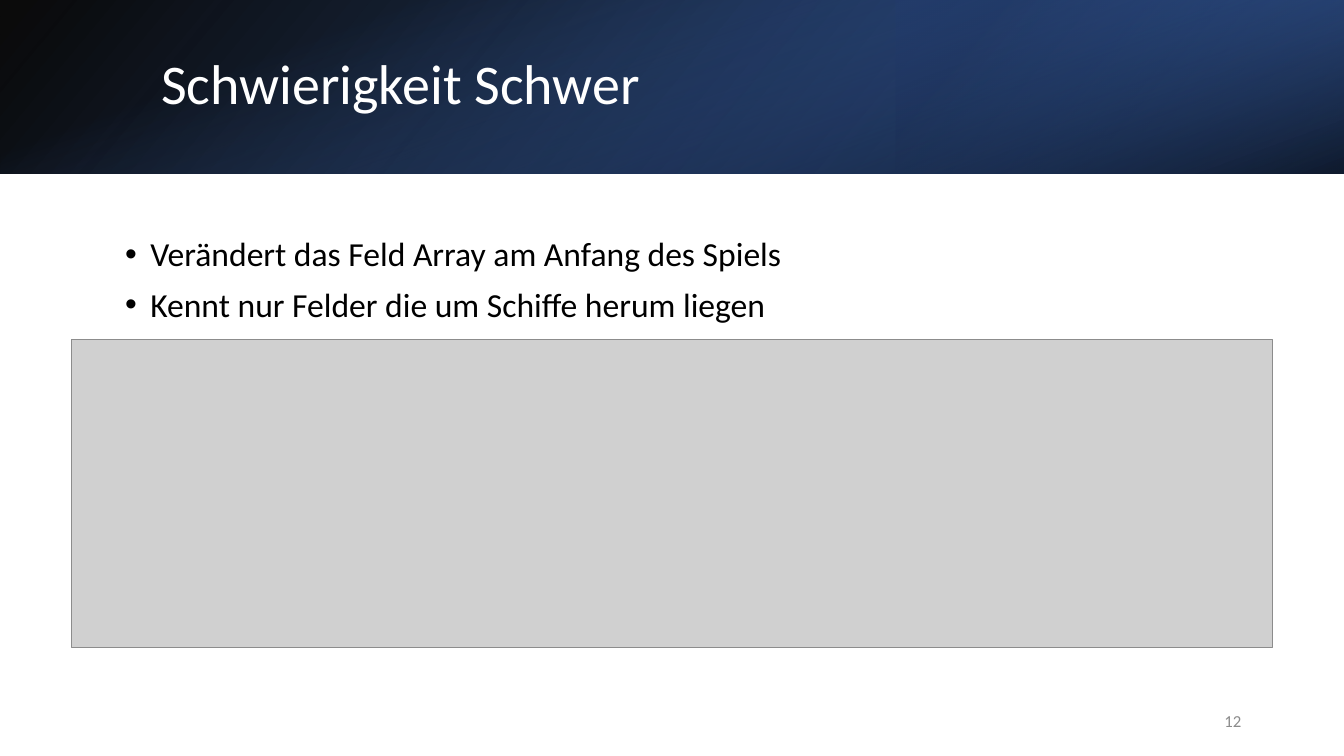
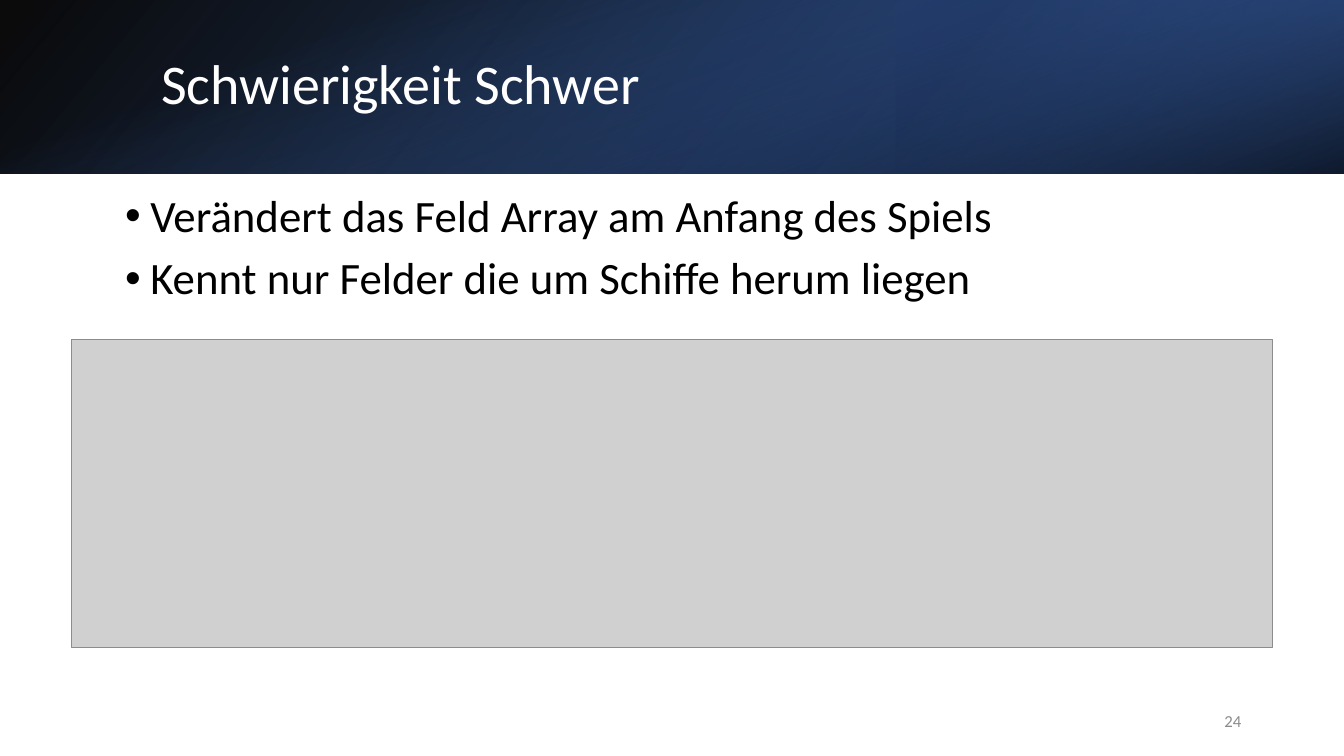
Before and after one commit to ConfusedMess/Schulprojekt, a slide deck: slide 24 of Schiffe versenken.pptx (slide 12 before the commit). Drawn at 1344x756 pixels with LibreOffice and Linux fonts; fonts in the diff are those of the drawing; grey boxes stand for pictures. Boxes give left, top, right and bottom in pixels: in the first picture for what was removed or moved away, otherwise in the second. Text is boxed around its words. In the diff, an @@ line names an element or a change of style, - is before the commit and + after.

```diff
--- a/Schiffe versenken.pptx
+++ b/Schiffe versenken.pptx
@@ text "Verändert das Feld Array am ...": place and size @@
-text "Verändert das Feld Array am ..." at [150,242,781,323]
+text "Verändert das Feld Array am ..." at [150,201,991,302]
@@ text "Verändert das Feld Array am ..." at [150,201,991,302]: size 24 to 32 pt @@
@@ page number at [1224,716,1241,727]: text changed @@
-12
+24
```
Also in this commit, not shown: 12 other slides changed, 12 slides added.
